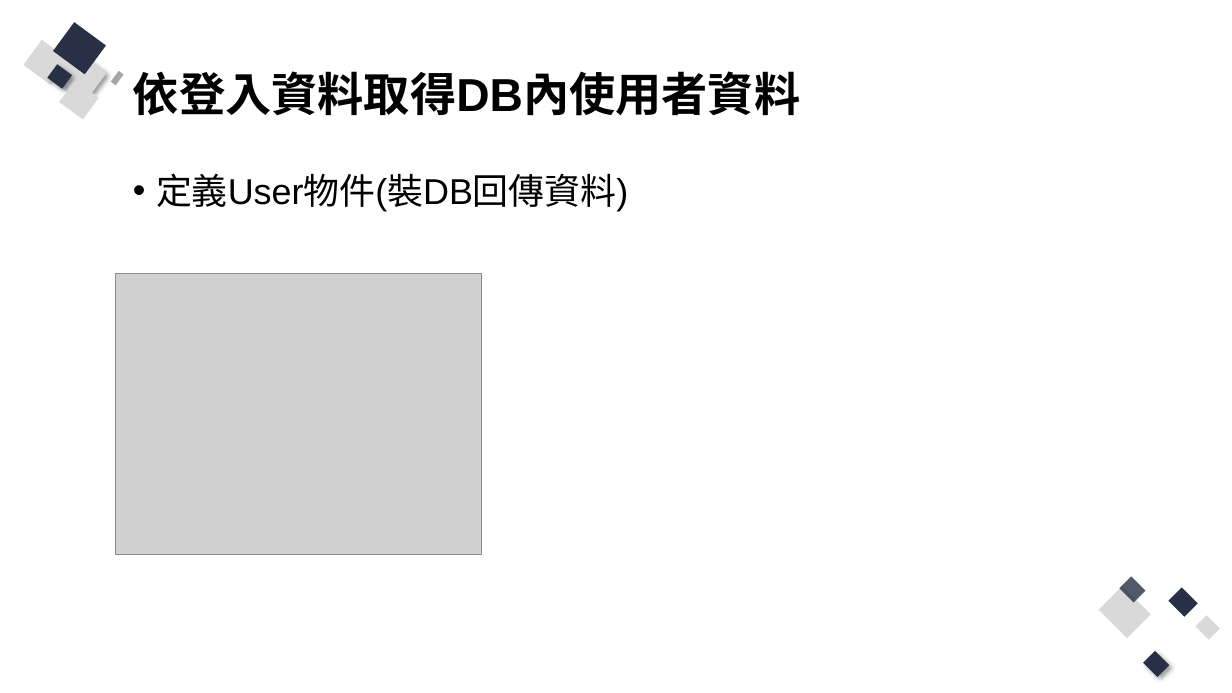
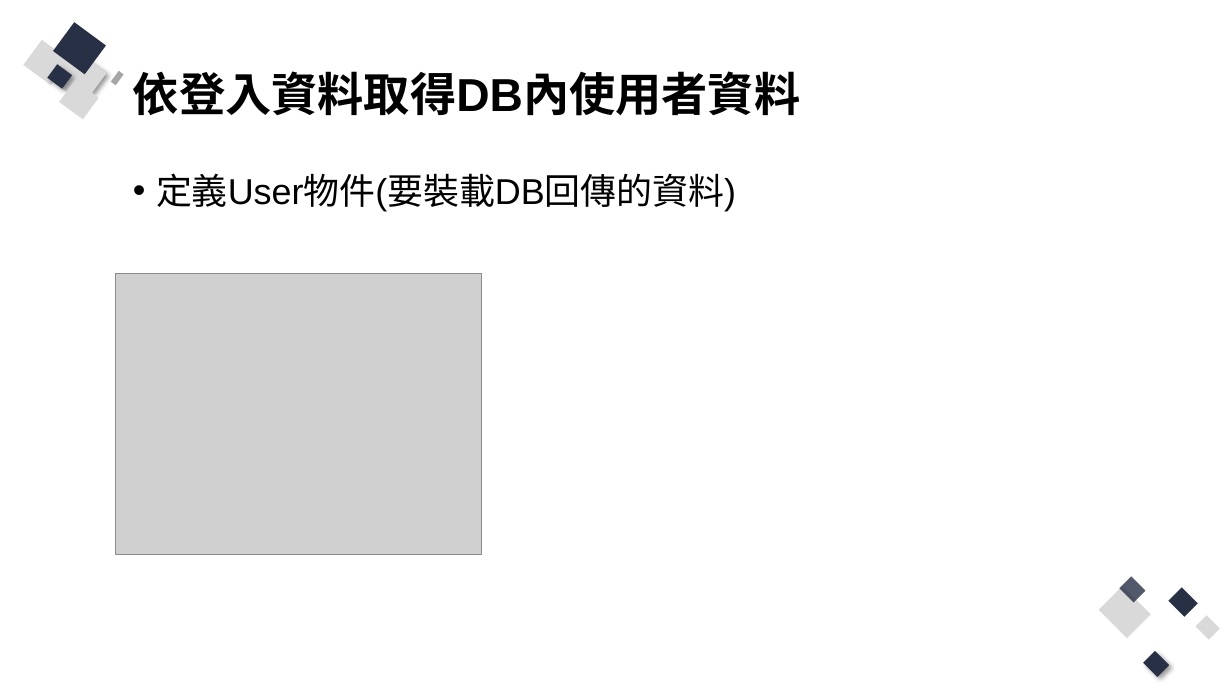
Before and after one commit to Q81JIAXIONG/-, a slide deck: slide 37 of 投影片/4.實作-帳號註冊、登入網頁.pptx. Drawn at 1232x693 pixels with LibreOffice and Linux fonts; fonts in the diff are those of the drawing; grey boxes stand for pictures. Boxes give left, top, right and bottom in pixels: in the first picture for what was removed or moved away, otherwise in the second. Text is boxed around its words. In the diff, an @@ line names an element or a change of style, - is before the commit and + after.

```diff
--- a/投影片/4.實作-帳號註冊、登入網頁.pptx
+++ b/投影片/4.實作-帳號註冊、登入網頁.pptx
@@ text at (x1=156, y1=173, x2=736, y2=212): text changed @@
-• 定義User物件(裝DB回傳資料)
+• 定義User物件(要裝載DB回傳的資料)
```
Also in this commit, not shown: 6 other slides changed, 1 slide added, 1 slide removed, 13 other files.
